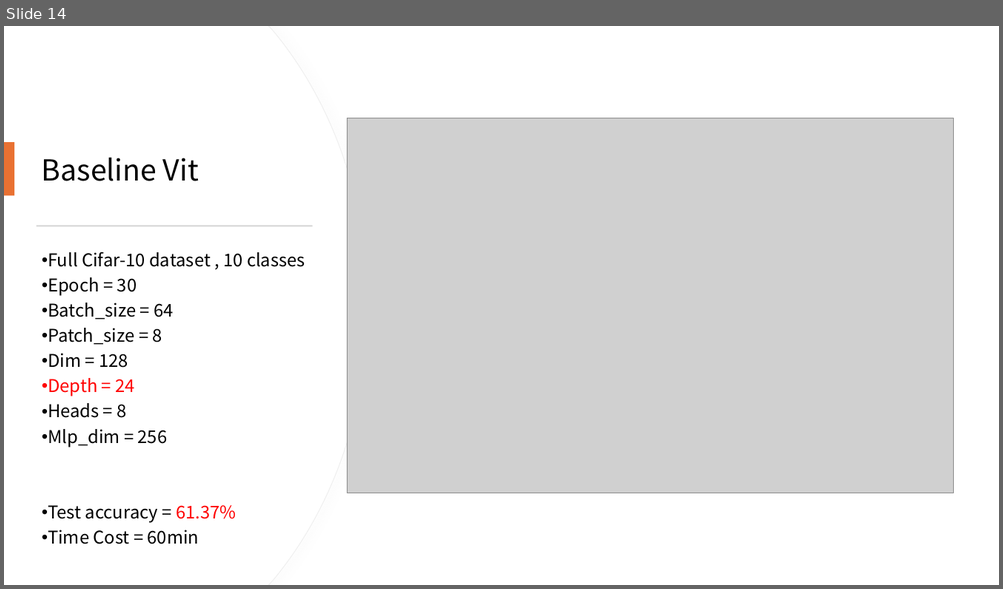
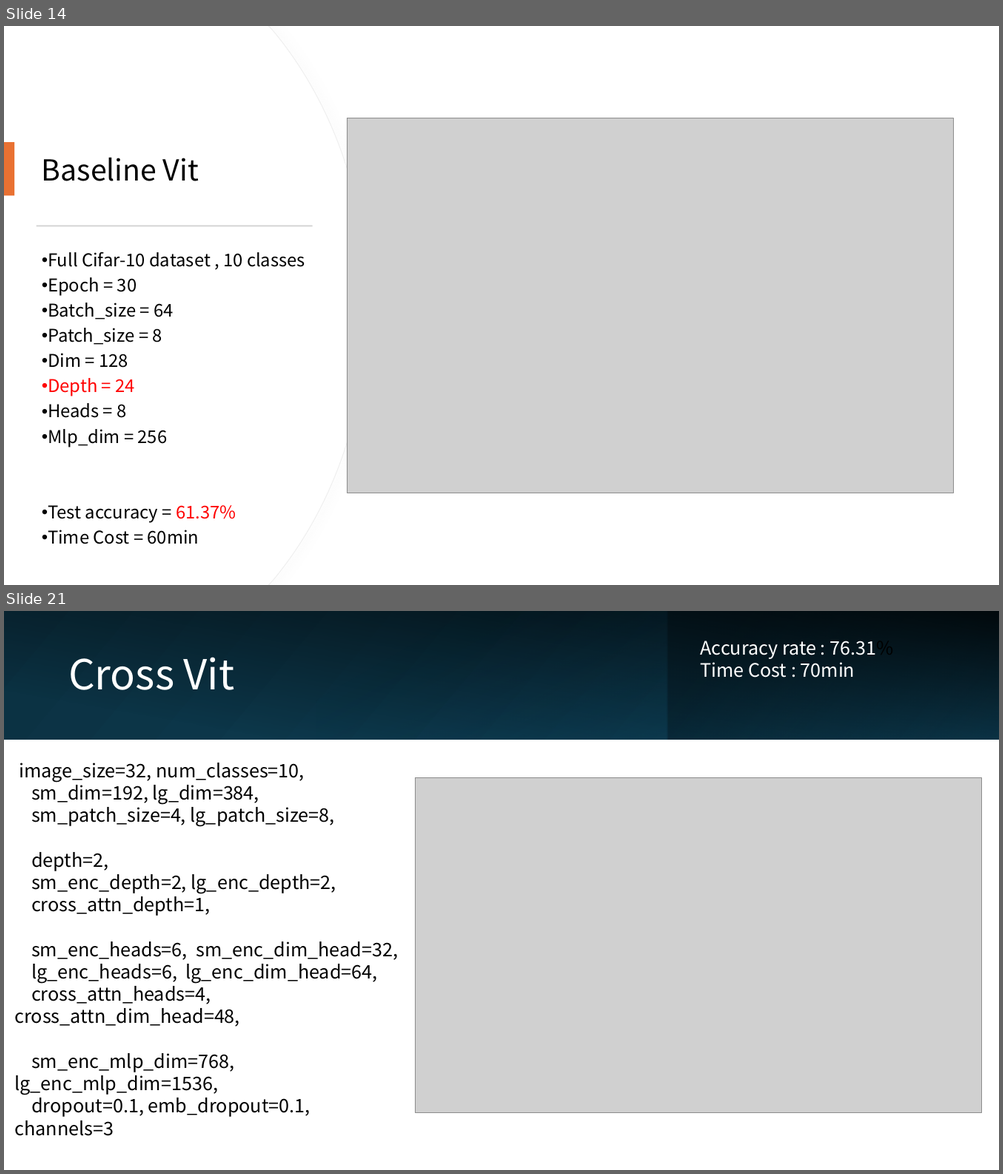
Before and after one commit to 410oldfish/Adv-CV, a slide deck: A1/Report/Vit.pptx. Shown one above the other, each under a label of ours: slide 14 before the commit, slides 14 and 21 after it; the slides between them are not shown. The pictures are 1003x589 and 1003x1174 pixels, drawn with LibreOffice and Linux fonts; fonts in the diff are those of the drawing; grey boxes stand for pictures. Boxes give left, top, right and bottom in pixels: in the first picture for what was removed or moved away, otherwise in the second. Text is boxed around its words. In the diff, an @@ line names an element or a change of style, - is before the commit and + after.

```diff
--- a/A1/Report/Vit.pptx
+++ b/A1/Report/Vit.pptx
@@ slide 21 added at (4,611,999,1170), background #FFFFFF @@
@@ rectangle added at (4,611,999,739), fill gradient #0B3041 to #104862 @@
@@ rectangle added at (4,612,998,740), fill gradient #000000 @@
@@ rectangle added at (316,611,667,739), fill gradient #156082 to #0B3041 @@
@@ rectangle added at (667,611,999,739), fill gradient #0B3041 to #156082 @@
@@ text added at (700,641,893,678), 18 pt, text #FFFFFF @@
+Accuracy rate : 76.31%
+Time Cost : 70min
@@ title added at (68,657,235,690), 40 pt, text #FFFFFF @@
+Cross Vit
@@ text added at (15,763,398,1136), 18 pt, text #000000 @@
+image_size=32, num_classes=10,
+sm_dim=192, lg_dim=384,
+sm_patch_size=4, lg_patch_size=8,
+depth=2,
+sm_enc_depth=2, lg_enc_depth=2,
+cross_attn_depth=1,
+sm_enc_heads=6, sm_enc_dim_head=32,
+lg_enc_heads=6, lg_enc_dim_head=64,
+cross_attn_heads=4, cross_attn_dim_head=48,
+sm_enc_mlp_dim=768, lg_enc_mlp_dim=1536,
+dropout=0.1, emb_dropout=0.1, channels=3
@@ picture added at (416,778,982,1113) @@
```
Also in this commit, not shown: 1 slide changed, 6 other slides added.
